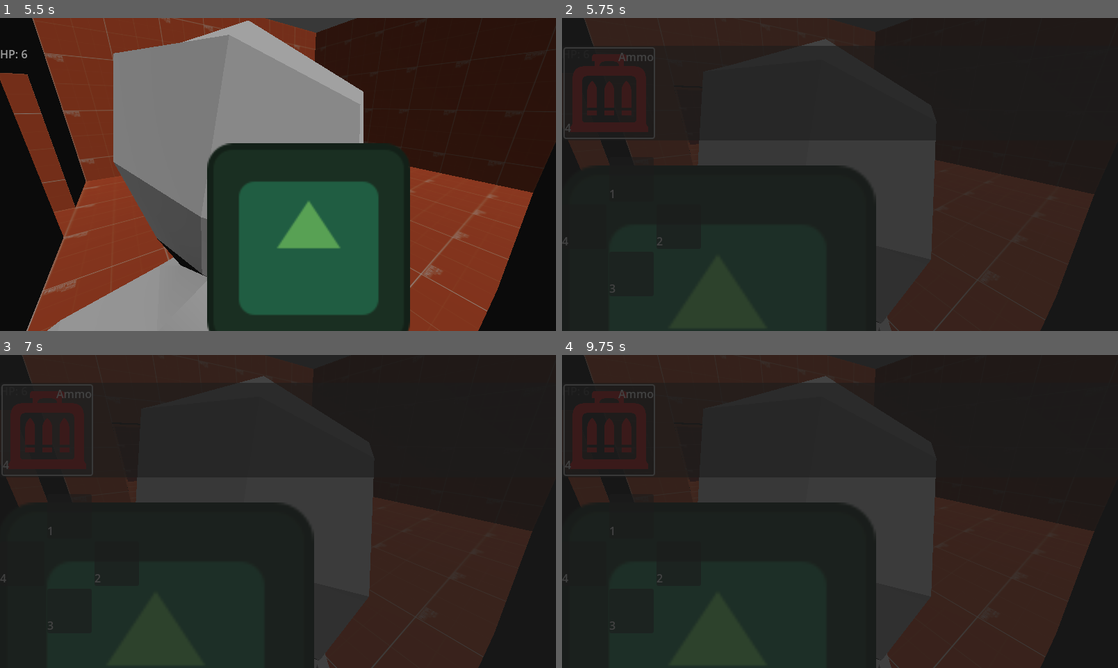
Above: before the commit, frames 1-4 (two rows, left to right).
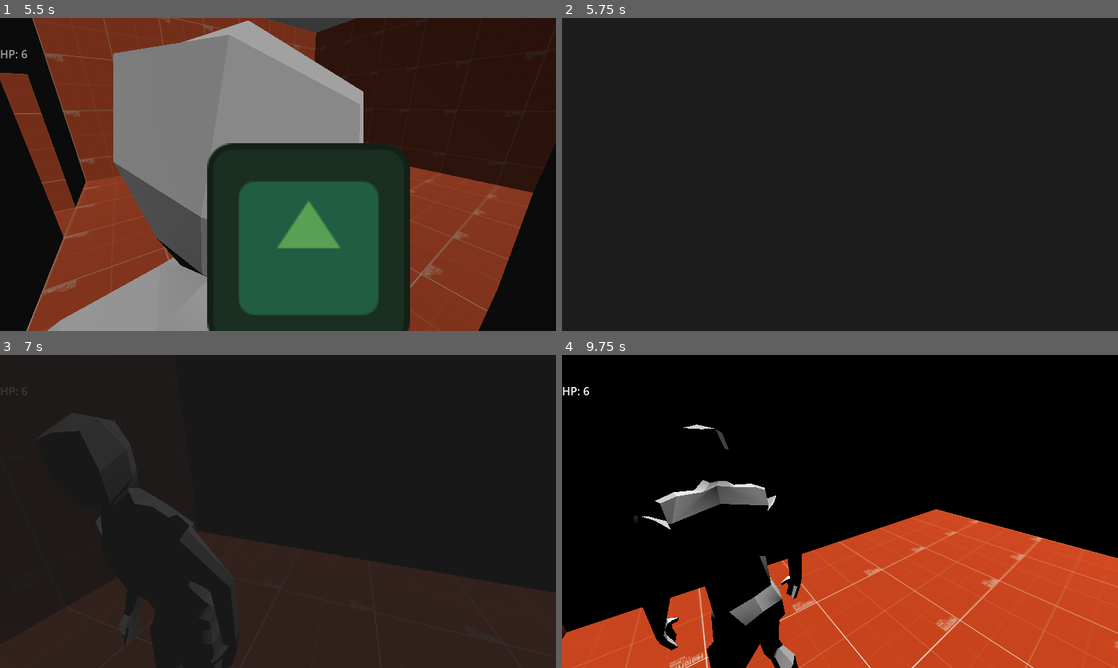
Above: after the commit, the same moments.

Repository: Vosnov/GD_APrototype
Game: Godot game, scene res://Scenes/room_2.tscn
The game is run twice, just before and just after one commit, with the same random seed, the same clock (stepped at 60 frames per second) and the same inputs. This scene is started directly instead of the project's main scene. The engine's default icon, where the game draws it, is replaced by a stand-in: a white triangle on a blue panel in a dark square.
Inputs (mouse positions are in pixels of both pictures, inside the frame that each line leads up to):
- Up to frame 1 (5.5 s): move the mouse to (272, 180) at 0.52 s; hold D (right) 0.53-2.03 s; tap E (action) at 0.6, 2.3, 2.85, 5.3 s; tap S (bottom) at 0.8, 1.35, 3.05, 5.1 s; move the mouse to (316, 177) at 1.27 s; tap W (top) at 1.55, 2.1, 3.8 s; move the mouse to (233, 171) at 2.02 s; hold A (left) 2.03-4.25 s; move the mouse to (283, 174) at 2.77 s; move the mouse to (255, 168) at 3.52 s; hold Right mouse button (aim) 3.53-4.25 s; tap Escape (ui_cancel) at 4.15 s; click "Continue" at 4.25 s; move the mouse to (305, 174) at 5.02 s; hold D (right) from 5.03 s (still down)
- Up to frame 2 (5.75 s): keep holding D (right); tap Tab (ui_menu) at 5.65 s
- Up to frame 3 (7 s): move the mouse to (166, 527) at 5.77 s; click (166, 527) at 5.85 s; tap S (bottom) at 6.05 s; release D (right) at 6.5 s; click (44, 430) at 6.5 s, where only the run before the commit has a clickable "Ammo"
- Up to frame 4 (9.75 s): move the mouse to (895, 442) at 7.27 s; hold D (right) 7.28-9.53 s; tap Shift (sprint) at 7.35 s; tap W (top) at 7.55, 8.1 s; move the mouse to (812, 574) at 8.02 s; tap E (action) at 8.3, 8.85 s; move the mouse to (1006, 558) at 8.77 s; tap S (bottom) at 9.05, 9.6 s; move the mouse to (673, 464) at 9.52 s; hold A (left) from 9.53 s (still down)

Frame 1 is identical in both runs. In frame 2, 30% of the frame differs, in the area x 0-96%, y 0-100%; in frame 3, 22%; in frame 4, 98%, in the area x 0-100%, y 0-100%.

Commit message:
settings locale

Diff:
--- a/Locale/localization.csv
+++ b/Locale/localization.csv
@@ -27,3 +27,27 @@
 data.shotgun.description,Shotgun,Дробовик
 level.name.saveRoom,Save room,Комната сохранений
 message.saveGame,Save the game?,Сохранить игру?
+pauseUI.continue,Continue,Продолжить
+pauseUI.settings,Settings,Настройки
+pauseUI.exit,Exit,Выход
+pauseUI.lostProgress,Unsaved progress will be lost,Несохраненный прогресс будет утерян
+pauseUI.exitToDesktop,Exit to desktop,Выйти на рабочий стол
+pauseUI.exitToMenu,Exit to menu,Выйти в меню
+settingsUI.game,Game,Игра
+settingsUI.control,Control,Управление
+settingsUI.audio,Audio,Звуки
+settingsUI.display,Display,Экарн
+settingsUI.language,Language,Язык
+settingsUI.acсept,Acсept,Принять
+settingsUI.byDefault,By default,По умолчанию
+settingsUI.mouseSensitivity,Mouse sensitivity,Чувстивтельность мыши
+settingsUI.master,Master,Общая
+settingsUI.music,Music,Музыка
+settingsUI.fx,SFX,Эффекты
+settingsUI.ui,UI,Интерфейс
+settingsUI.fullscreen,Fullscreen,Полный экран
+settingsUI.resolution,Resolution,Разрешение
+settingsUI.applyMessage,Apply settings?,Применить настройки?
+settingsUI.defaultMessage,All settings will be set to default,Все настройки будут установлены по умолчанию
+lang.rus,Russian,Русский
+lang.en,English,Английский
--- a/Nodes/Global/scene_transition.tscn
+++ b/Nodes/Global/scene_transition.tscn
@@ -27,6 +27,7 @@
 }
 
 [node name="SceneTransition" type="CanvasLayer"]
+process_mode = 3
 script = ExtResource("1_tsdcg")
 
 [node name="ColorRect" type="ColorRect" parent="."]
--- a/Nodes/UI/pause_ui.tscn
+++ b/Nodes/UI/pause_ui.tscn
@@ -8,8 +8,10 @@
 
 @onready var panel = $Panel
 @onready var settings_panel = $SettingsPanel
+@onready var accept_ui = $AcceptUI
 
 func _ready():
+	accept_ui.visible = false
 	settings_panel.visible = false
 	panel.visible = true
 
@@ -21,15 +23,12 @@
 	get_tree().paused = false
 
 func _input(_event):
-	if Input.is_action_just_pressed('ui_cancel') or Input.is_action_just_pressed('ui_menu'):
-		if settings_panel.visible:
-			toggle_settings()
-			return
+	if Input.is_action_just_pressed('ui_cancel'):
 		queue_free()
 
 
 func _on_exit_button_down():
-	get_tree().quit()
+	accept_ui.visible = true
 
 
 func _on_settings_button_down():
@@ -46,6 +45,21 @@
 
 func _on_settings_ui_on_back():
 	toggle_settings()
+"
+
+[sub_resource type="GDScript" id="GDScript_qvqna"]
+script/source = "extends Panel
+
+@export_file(\"*.tscn\") var MENU_PATH
+
+func _on_exit_to_desktop_button_down():
+	get_tree().quit()
+
+func _on_exit_to_menu_button_down():
+	SceneTransition.change_scene(MENU_PATH)
+
+func _on_cancel_button_down():
+	visible = false
 "
 
 [node name="PauseUI" type="Control"]
@@ -82,16 +96,15 @@
 
 [node name="Continue" parent="Panel/HBoxContainer" instance=ExtResource("1_uv55t")]
 layout_mode = 2
-text = "Continue"
+text = "pauseUI.continue"
 
 [node name="Settings" parent="Panel/HBoxContainer" instance=ExtResource("1_uv55t")]
 layout_mode = 2
-text = "Settings
-"
+text = "pauseUI.settings"
 
 [node name="Exit" parent="Panel/HBoxContainer" instance=ExtResource("1_uv55t")]
 layout_mode = 2
-text = "Exit"
+text = "pauseUI.exit"
 
 [node name="SettingsPanel" type="Panel" parent="."]
 visible = false
@@ -105,7 +118,63 @@
 [node name="SettingsUI" parent="SettingsPanel" instance=ExtResource("2_xswwo")]
 layout_mode = 1
 
+[node name="AcceptUI" type="Panel" parent="."]
+visible = false
+layout_mode = 0
+anchor_right = 1.0
+anchor_bottom = 1.0
+grow_horizontal = 2
+grow_vertical = 2
+size_flags_horizontal = 0
+size_flags_vertical = 0
+script = SubResource("GDScript_qvqna")
+MENU_PATH = "res://Scenes/Menu/main_menu.tscn"
+
+[node name="PanelContainer" type="PanelContainer" parent="AcceptUI"]
+layout_mode = 1
+anchors_preset = 8
+anchor_left = 0.5
+anchor_top = 0.5
+anchor_right = 0.5
+anchor_bottom = 0.5
+offset_left = -60.0
+offset_top = -38.5
+offset_right = 60.0
+offset_bottom = 38.5
+grow_horizontal = 2
+grow_vertical = 2
+
+[node name="MarginContainer" type="MarginContainer" parent="AcceptUI/PanelContainer"]
+layout_mode = 2
+theme_override_constants/margin_left = 8
+theme_override_constants/margin_top = 8
+theme_override_constants/margin_right = 8
+theme_override_constants/margin_bottom = 8
+
+[node name="VBoxContainer" type="VBoxContainer" parent="AcceptUI/PanelContainer/MarginContainer"]
+layout_mode = 2
+
+[node name="Message" type="Label" parent="AcceptUI/PanelContainer/MarginContainer/VBoxContainer"]
+layout_mode = 2
+text = "pauseUI.lostProgress"
+horizontal_alignment = 1
+
+[node name="ExitToDesktop" parent="AcceptUI/PanelContainer/MarginContainer/VBoxContainer" instance=ExtResource("1_uv55t")]
+layout_mode = 2
+text = "pauseUI.exitToDesktop"
+
+[node name="ExitToMenu" parent="AcceptUI/PanelContainer/MarginContainer/VBoxContainer" instance=ExtResource("1_uv55t")]
+layout_mode = 2
+text = "pauseUI.exitToMenu"
+
+[node name="Cancel" parent="AcceptUI/PanelContainer/MarginContainer/VBoxContainer" instance=ExtResource("1_uv55t")]
+layout_mode = 2
+text = "cancel"
+
 [connection signal="button_down" from="Panel/HBoxContainer/Continue" to="." method="_on_continue_button_down"]
 [connection signal="button_down" from="Panel/HBoxContainer/Settings" to="." method="_on_settings_button_down"]
 [connection signal="button_down" from="Panel/HBoxContainer/Exit" to="." method="_on_exit_button_down"]
 [connection signal="on_back" from="SettingsPanel/SettingsUI" to="." method="_on_settings_ui_on_back"]
+[connection signal="button_down" from="AcceptUI/PanelContainer/MarginContainer/VBoxContainer/ExitToDesktop" to="AcceptUI" method="_on_exit_to_desktop_button_down"]
+[connection signal="button_down" from="AcceptUI/PanelContainer/MarginContainer/VBoxContainer/ExitToMenu" to="AcceptUI" method="_on_exit_to_menu_button_down"]
+[connection signal="button_down" from="AcceptUI/PanelContainer/MarginContainer/VBoxContainer/Cancel" to="AcceptUI" method="_on_cancel_button_down"]
--- a/Nodes/UI/range_ui.tscn
+++ b/Nodes/UI/range_ui.tscn
@@ -47,6 +47,7 @@
 [node name="Label" type="Label" parent="."]
 custom_minimum_size = Vector2(80, 0)
 layout_mode = 2
+size_flags_horizontal = 3
 text = "Master
 "
 horizontal_alignment = 2
--- a/Nodes/UI/settings_ui.tscn
+++ b/Nodes/UI/settings_ui.tscn
@@ -45,6 +45,11 @@
 
 func save():
 	SettingsSave.save_settings()
+
+	for node in get_tree().get_nodes_in_group('can_reset'):
+		if node.has_method('reset'):
+			node.call('reset')
+
 	accept.visible = false
 "
 
@@ -62,16 +67,16 @@
 		set_tab_title(index, TAB_TITLES[index])
 "
 
-[sub_resource type="GDScript" id="GDScript_x6c3u"]
+[sub_resource type="GDScript" id="GDScript_8c3u3"]
 script/source = "extends VBoxContainer
 
 var langs: Dictionary = {
 	0: {
-		'text': 'Rus',
+		'text': 'lang.rus',
 		'value': 'ru'
 	},
 	1: {
-		'text': 'Eng',
+		'text': 'lang.en',
 		'value': 'en'
 	},
 }
@@ -82,7 +87,7 @@
 	lang.clear()
 
 	for key in langs:
-		lang.add_item(langs[key].text, key)
+		lang.add_item(tr(langs[key].text), key)
 
 	for key in langs:
 		if langs[key].value == TranslationServer.get_locale():
@@ -99,7 +104,7 @@
 "
 
 [sub_resource type="GDScript" id="GDScript_ua6l1"]
-script/source = "extends VBoxContainer
+script/source = "extends GridContainer
 
 @onready var resolution = $Resolution
 @onready var full_screen = $FullScreen
@@ -159,8 +164,8 @@
 grow_vertical = 2
 script = SubResource("GDScript_d4sa8")
 ACCEPT_UI = ExtResource("1_57do8")
-ACCEPT_SAVE_MESSAGE = "Save settings?"
-ACCPET_DEFAULT_MESSAGE = "All settings set by default"
+ACCEPT_SAVE_MESSAGE = "settingsUI.applyMessage"
+ACCPET_DEFAULT_MESSAGE = "settingsUI.defaultMessage"
 
 [node name="VBoxContainer" type="VBoxContainer" parent="."]
 layout_mode = 1
@@ -175,8 +180,9 @@
 layout_mode = 2
 size_flags_vertical = 3
 tab_alignment = 1
+clip_tabs = false
 script = SubResource("GDScript_a5ph4")
-TAB_TITLES = Array[String](["game", "control", "audio", "display"])
+TAB_TITLES = Array[String](["settingsUI.game", "settingsUI.control", "settingsUI.audio", "settingsUI.display"])
 
 [node name="Game" type="Control" parent="VBoxContainer/TabContainer"]
 layout_mode = 2
@@ -194,23 +200,17 @@
 offset_bottom = 20.0
 grow_horizontal = 2
 grow_vertical = 2
-script = SubResource("GDScript_x6c3u")
+script = SubResource("GDScript_8c3u3")
 
 [node name="HBoxContainer" type="HBoxContainer" parent="VBoxContainer/TabContainer/Game/VBoxContainer"]
 layout_mode = 2
 
 [node name="Label" type="Label" parent="VBoxContainer/TabContainer/Game/VBoxContainer/HBoxContainer"]
 layout_mode = 2
-text = "Language"
+text = "settingsUI.language"
 
 [node name="Lang" type="OptionButton" parent="VBoxContainer/TabContainer/Game/VBoxContainer/HBoxContainer"]
 layout_mode = 2
-item_count = 2
-selected = 0
-popup/item_0/text = "Rus"
-popup/item_0/id = 0
-popup/item_1/text = "Eng"
-popup/item_1/id = 1
 
 [node name="Control" type="Control" parent="VBoxContainer/TabContainer"]
 visible = false
@@ -229,8 +229,7 @@
 offset_bottom = 13.0
 
 [node name="Label" parent="VBoxContainer/TabContainer/Control/RangeUI" index="0"]
-text = "Mouse
-"
+text = "settingsUI.mouseSensitivity"
 
 [node name="HSlider" parent="VBoxContainer/TabContainer/Control/RangeUI" index="1"]
 min_value = 0.01
@@ -262,6 +261,9 @@
 SETTINGS_SECTION = "Audio"
 SETTINGS_KEY = "0"
 
+[node name="Label" parent="VBoxContainer/TabContainer/Audio/VBoxContainer/RangeUI" index="0"]
+text = "settingsUI.master"
+
 [node name="HSlider" parent="VBoxContainer/TabContainer/Audio/VBoxContainer/RangeUI" index="1"]
 min_value = -30.0
 max_value = 10.0
@@ -273,8 +275,7 @@
 SETTINGS_KEY = "1"
 
 [node name="Label" parent="VBoxContainer/TabContainer/Audio/VBoxContainer/RangeUI2" index="0"]
-text = "Music
-"
+text = "settingsUI.music"
 
 [node name="HSlider" parent="VBoxContainer/TabContainer/Audio/VBoxContainer/RangeUI2" index="1"]
 min_value = -30.0
@@ -287,8 +288,7 @@
 SETTINGS_KEY = "2"
 
 [node name="Label" parent="VBoxContainer/TabContainer/Audio/VBoxContainer/RangeUI3" index="0"]
-text = "FX
-"
+text = "settingsUI.fx"
 
 [node name="HSlider" parent="VBoxContainer/TabContainer/Audio/VBoxContainer/RangeUI3" index="1"]
 min_value = -30.0
@@ -301,7 +301,7 @@
 SETTINGS_KEY = "3"
 
 [node name="Label" parent="VBoxContainer/TabContainer/Audio/VBoxContainer/RangeUI4" index="0"]
-text = "UI"
+text = "settingsUI.ui"
 
 [node name="HSlider" parent="VBoxContainer/TabContainer/Audio/VBoxContainer/RangeUI4" index="1"]
 min_value = -30.0
@@ -311,7 +311,7 @@
 visible = false
 layout_mode = 2
 
-[node name="VBoxContainer" type="VBoxContainer" parent="VBoxContainer/TabContainer/Display" groups=["can_reset"]]
+[node name="Grid" type="GridContainer" parent="VBoxContainer/TabContainer/Display" groups=["can_reset"]]
 layout_mode = 1
 anchors_preset = 8
 anchor_left = 0.5
@@ -324,14 +324,25 @@
 offset_bottom = 50.5
 grow_horizontal = 2
 grow_vertical = 2
+columns = 2
 script = SubResource("GDScript_ua6l1")
 
-[node name="Resolution" type="OptionButton" parent="VBoxContainer/TabContainer/Display/VBoxContainer"]
-layout_mode = 2
-
-[node name="FullScreen" type="CheckBox" parent="VBoxContainer/TabContainer/Display/VBoxContainer"]
-layout_mode = 2
-text = "FullScreen"
+[node name="Label" type="Label" parent="VBoxContainer/TabContainer/Display/Grid"]
+layout_mode = 2
+size_flags_horizontal = 3
+text = "settingsUI.resolution"
+horizontal_alignment = 2
+
+[node name="Resolution" type="OptionButton" parent="VBoxContainer/TabContainer/Display/Grid"]
+layout_mode = 2
+
+[node name="Label2" type="Label" parent="VBoxContainer/TabContainer/Display/Grid"]
+layout_mode = 2
+text = "settingsUI.fullscreen"
+horizontal_alignment = 2
+
+[node name="FullScreen" type="CheckBox" parent="VBoxContainer/TabContainer/Display/Grid"]
+layout_mode = 2
 
 [node name="HBoxContainer" type="HBoxContainer" parent="VBoxContainer"]
 layout_mode = 2
@@ -339,19 +350,19 @@
 
 [node name="Accept" parent="VBoxContainer/HBoxContainer" instance=ExtResource("3_sawli")]
 layout_mode = 2
-text = "Accept"
+text = "settingsUI.acсept"
 
 [node name="ByDefault" parent="VBoxContainer/HBoxContainer" instance=ExtResource("3_sawli")]
 layout_mode = 2
-text = "By default"
+text = "settingsUI.byDefault"
 
 [node name="Back" parent="VBoxContainer/HBoxContainer" instance=ExtResource("3_sawli")]
 layout_mode = 2
-text = "Back"
+text = "back"
 
 [connection signal="item_selected" from="VBoxContainer/TabContainer/Game/VBoxContainer/HBoxContainer/Lang" to="VBoxContainer/TabContainer/Game/VBoxContainer" method="_on_lang_item_selected"]
-[connection signal="item_selected" from="VBoxContainer/TabContainer/Display/VBoxContainer/Resolution" to="VBoxContainer/TabContainer/Display/VBoxContainer" method="_on_resolution_item_selected"]
-[connection signal="toggled" from="VBoxContainer/TabContainer/Display/VBoxContainer/FullScreen" to="VBoxContainer/TabContainer/Display/VBoxContainer" method="_on_full_screen_toggled"]
+[connection signal="item_selected" from="VBoxContainer/TabContainer/Display/Grid/Resolution" to="VBoxContainer/TabContainer/Display/Grid" method="_on_resolution_item_selected"]
+[connection signal="toggled" from="VBoxContainer/TabContainer/Display/Grid/FullScreen" to="VBoxContainer/TabContainer/Display/Grid" method="_on_full_screen_toggled"]
 [connection signal="button_down" from="VBoxContainer/HBoxContainer/Accept" to="." method="_on_accept_button_down"]
 [connection signal="button_down" from="VBoxContainer/HBoxContainer/ByDefault" to="." method="_on_by_default_button_down"]
 [connection signal="button_down" from="VBoxContainer/HBoxContainer/Back" to="." method="_on_back_button_down"]
Binary file changed: Locale/localization.en.translation
Binary file changed: Locale/localization.ru.translation
Not shown: 1 places in Nodes/UI/pause_ui.tscn that only renumber resources
